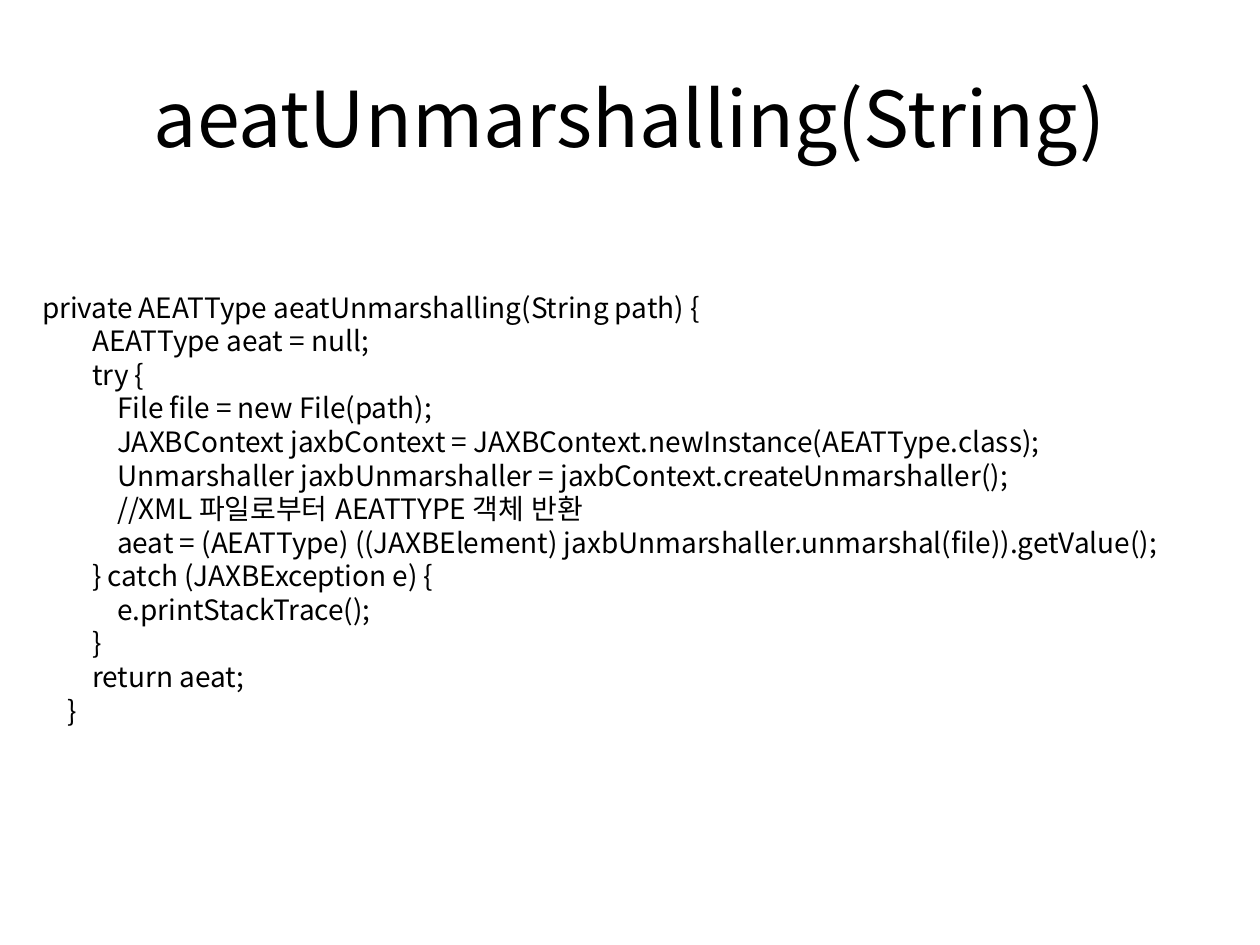
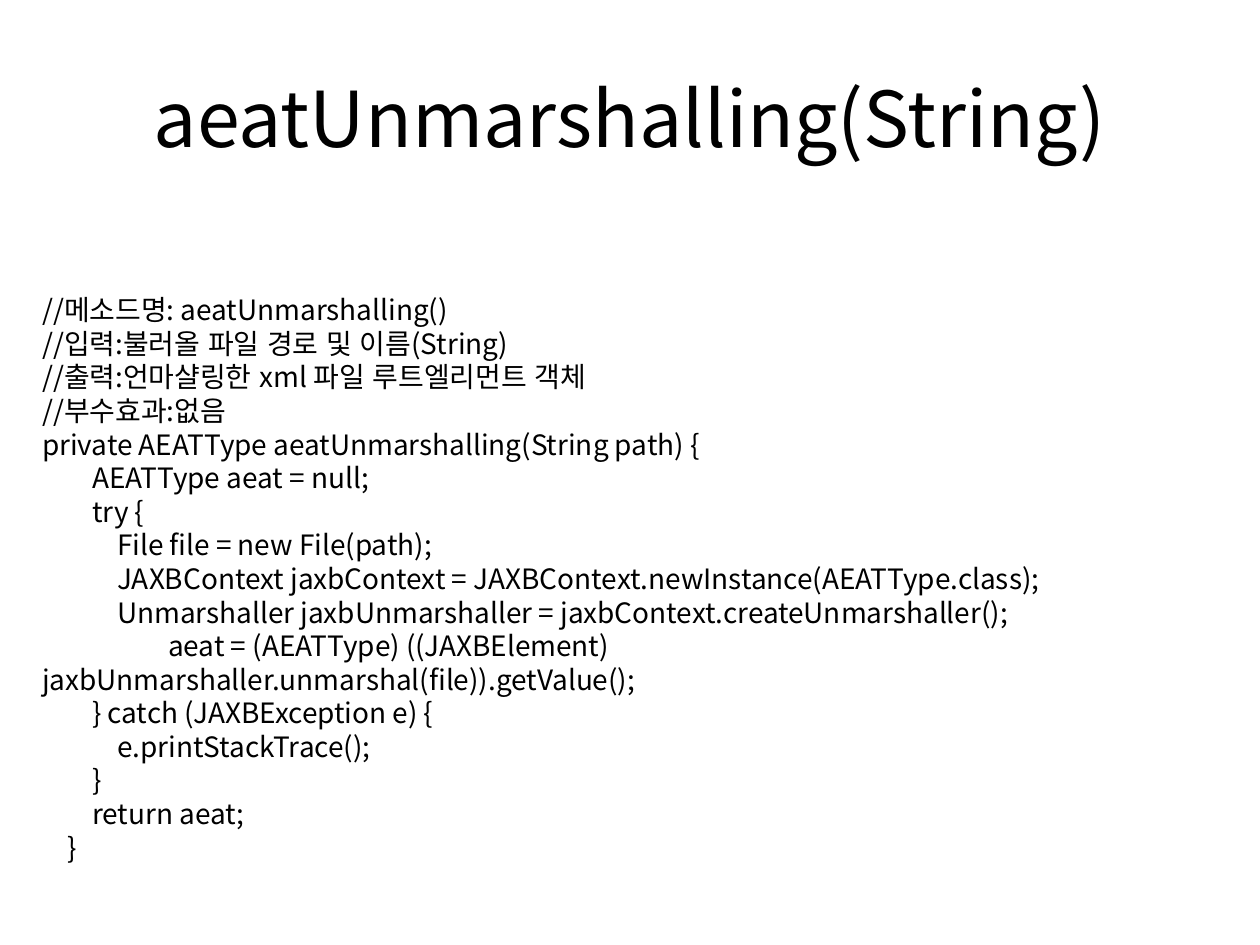
Before and after one commit to comkeen/lecture, a slide deck: slide 11 of howToConfig.pptx. Drawn at 1260x945 pixels with LibreOffice and Linux fonts; fonts in the diff are those of the drawing. Boxes give left, top, right and bottom in pixels: in the first picture for what was removed or moved away, otherwise in the second. Text is boxed around its words. In the diff, an @@ line names an element or a change of style, - is before the commit and + after.

```diff
--- a/howToConfig.pptx
+++ b/howToConfig.pptx
@@ text at (42,297,586,426): paragraphs added @@
+//메소드명: aeatUnmarshalling()
+//입력:불러올 파일 경로 및 이름(String)
+//출력:언마샬링한 xml 파일 루트엘리먼트 객체
+//부수효과:없음
@@ text at (117,491,583,524): paragraph removed @@
-//XML 파일로부터 AEATTYPE 객체 반환
```
Also in this commit, not shown: 1 other slide changed.
